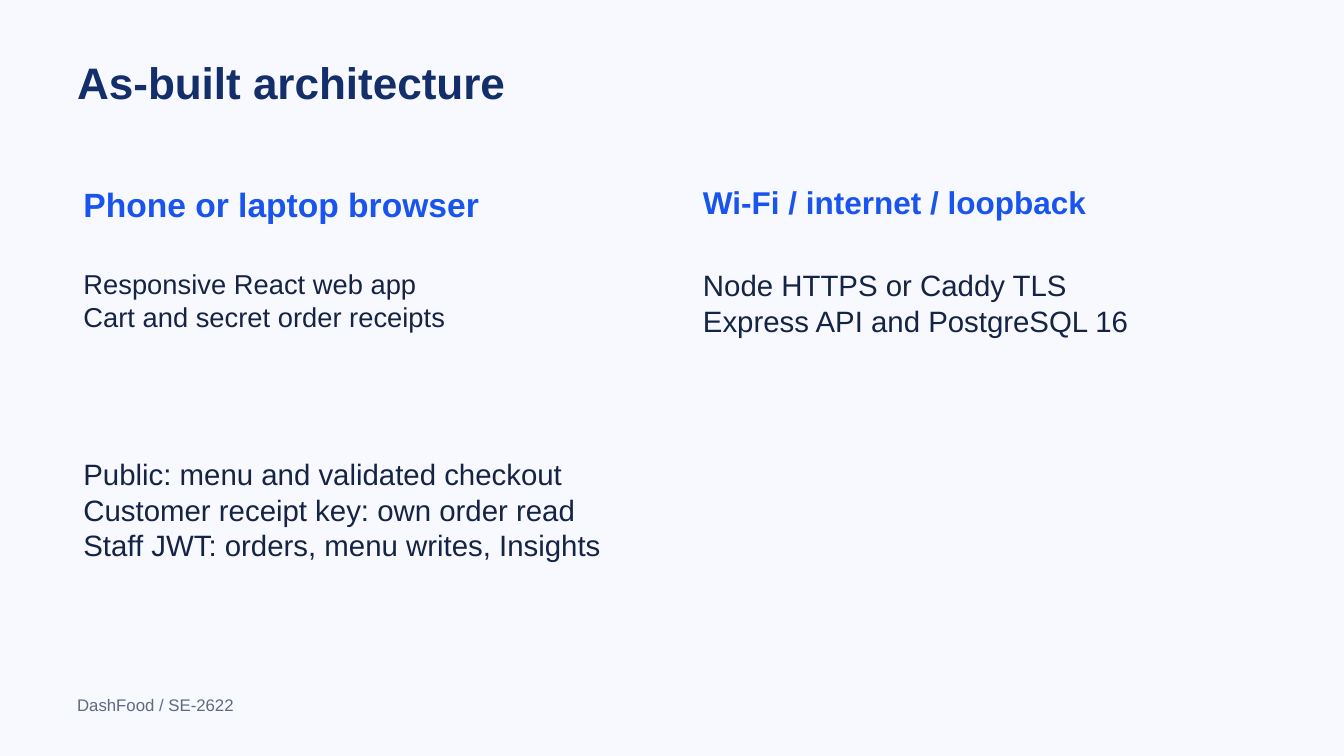
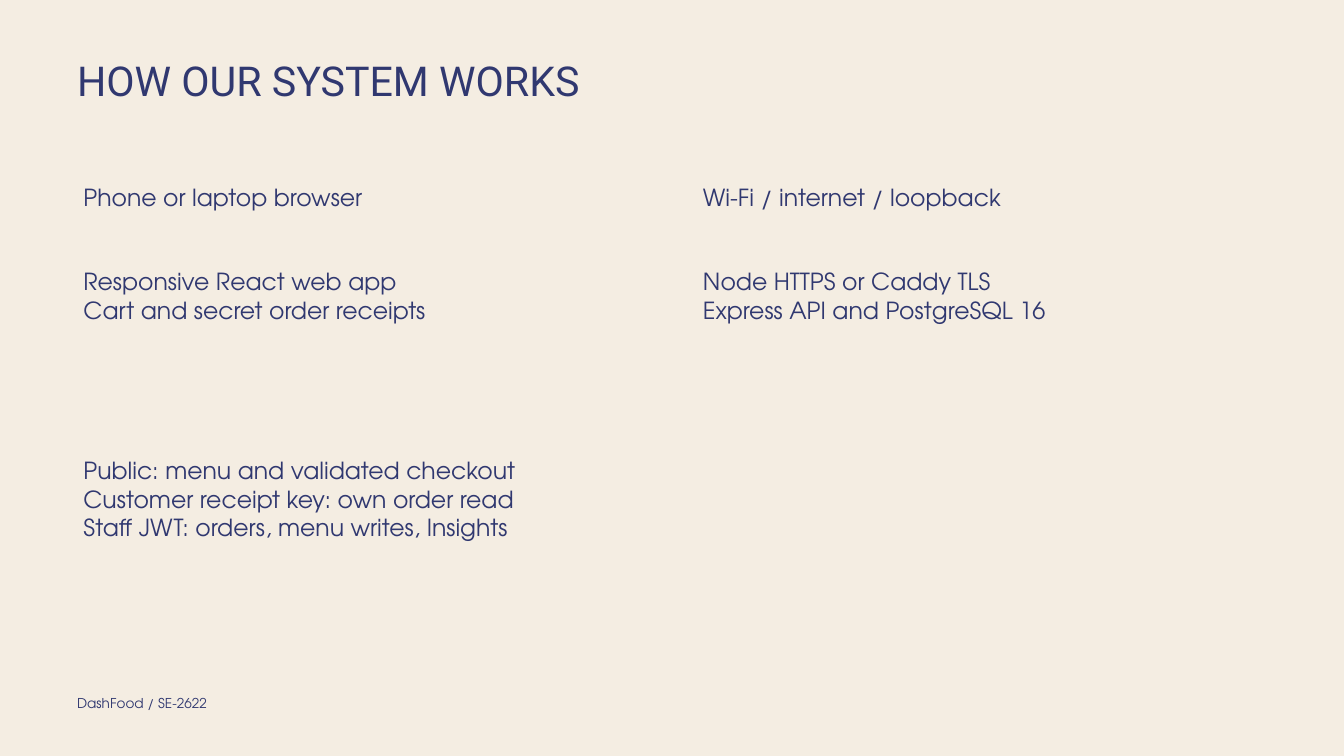
Before and after one commit to Arqode/CafeSystem, a slide deck: slide 3 of output/final/DashFood_Final_Presentation.pptx. Drawn at 1344x756 pixels with LibreOffice and Linux fonts; fonts in the diff are those of the drawing. Boxes give left, top, right and bottom in pixels: in the first picture for what was removed or moved away, otherwise in the second. Text is boxed around its words. In the diff, an @@ line names an element or a change of style, - is before the commit and + after.

```diff
--- a/output/final/DashFood_Final_Presentation.pptx
+++ b/output/final/DashFood_Final_Presentation.pptx
@@ background #F7F9FE to #F4EDE2 @@
@@ text at (77,66,579,97): text changed; size 31.5 to 29.4 pt; font Arial to Roboto; text colour #142E69 to #303870; bold off @@
-As-built architecture
+HOW OUR SYSTEM WORKS
@@ text "Phone or laptop browser" at (83,188,362,211): size 24 to 16.8 pt, font Arial to TeX Gyre Adventor, text colour #1854ED to #303870, bold off @@
@@ text "Wi-Fi / internet / loopback" at (703,188,1001,211): size 22.5 to 16.8 pt, font Arial to TeX Gyre Adventor, text colour #1854ED to #303870, bold off @@
@@ text "Responsive React web app" at (83,272,425,324): size 19.5 to 16.8 pt, font Arial to TeX Gyre Adventor, text colour #152344 to #303870 @@
@@ text "Node HTTPS or Caddy TLS" at (703,272,1045,324): size 21 to 16.8 pt, font Arial to TeX Gyre Adventor, text colour #152344 to #303870 @@
@@ text "Public: menu and validated checkout" at (83,461,515,541): size 21 to 16.8 pt, font Arial to TeX Gyre Adventor, text colour #152344 to #303870 @@
@@ text "DashFood / SE-2622" at (77,698,207,708): size 12 to 9.7 pt, font Arial to TeX Gyre Adventor, text colour #5D6A82 to #303870 @@
```
Also in this commit, not shown: 9 other slides changed, 54 other files.
